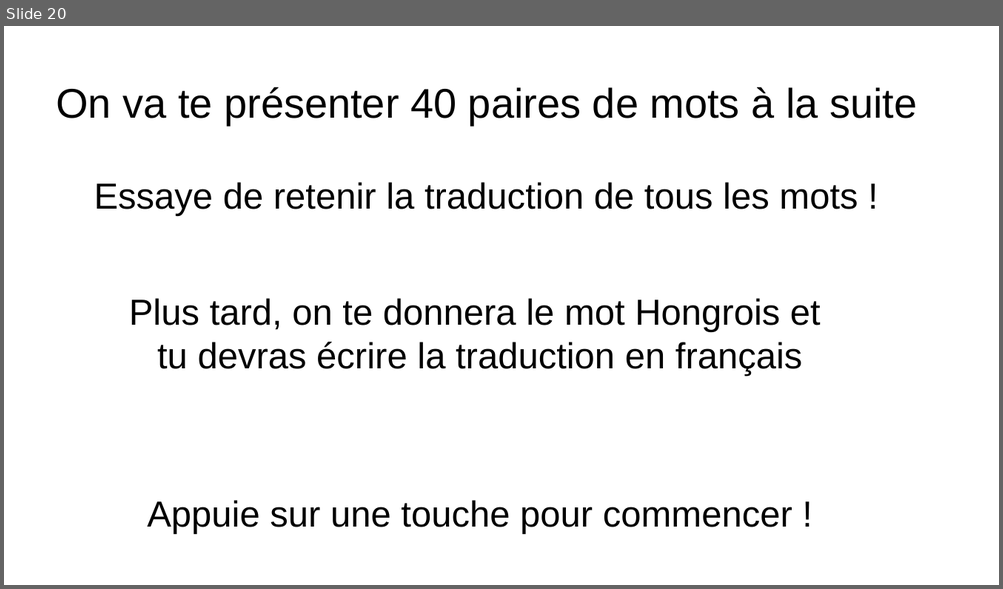
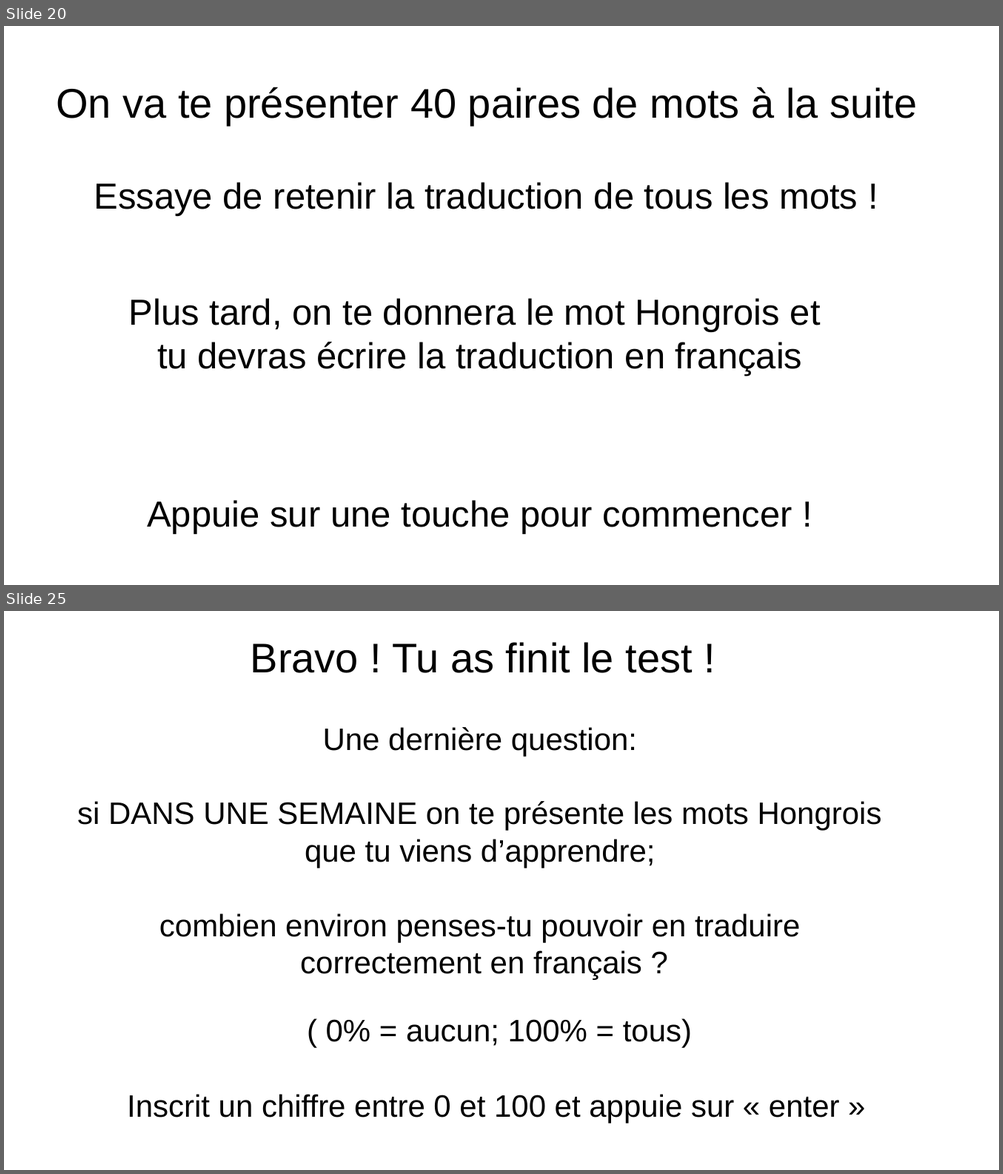
Before and after one commit to AlessandroCuozzo/Psycho, a slide deck: images/Images NEW.pptx. Shown one above the other, each under a label of ours: slide 20 before the commit, slides 20 and 25 after it; the slides between them are not shown. The pictures are 1003x589 and 1003x1174 pixels, drawn with LibreOffice and Linux fonts; fonts in the diff are those of the drawing. Boxes give left, top, right and bottom in pixels: in the first picture for what was removed or moved away, otherwise in the second. Text is boxed around its words. In the diff, an @@ line names an element or a change of style, - is before the commit and + after.

```diff
--- a/images/Images NEW.pptx
+++ b/images/Images NEW.pptx
@@ slide 25 added at <box>4,611,999,1170</box>, background #FFFFFF @@
@@ text added at <box>250,642,692,673</box>, 40 pt, text #000000 @@
+Bravo ! Tu as finit le test !
@@ text added at <box>108,727,882,980</box>, 30 pt, text #000000 @@
+Une dernière question:
+si DANS UNE SEMAINE on te présente les mots Hongrois
+que tu viens d’apprendre;
+combien environ penses-tu pouvoir en traduire
+correctement en français ?
@@ text added at <box>326,1019,691,1048</box>, 30 pt, text #000000 @@
+( 0% = aucun; 100% = tous)
@@ text added at <box>127,1094,839,1123</box>, 30 pt, text #000000 @@
+Inscrit un chiffre entre 0 et 100 et appuie sur « enter »
```
Also in this commit, not shown: 1 other slide added, 24 other files.
